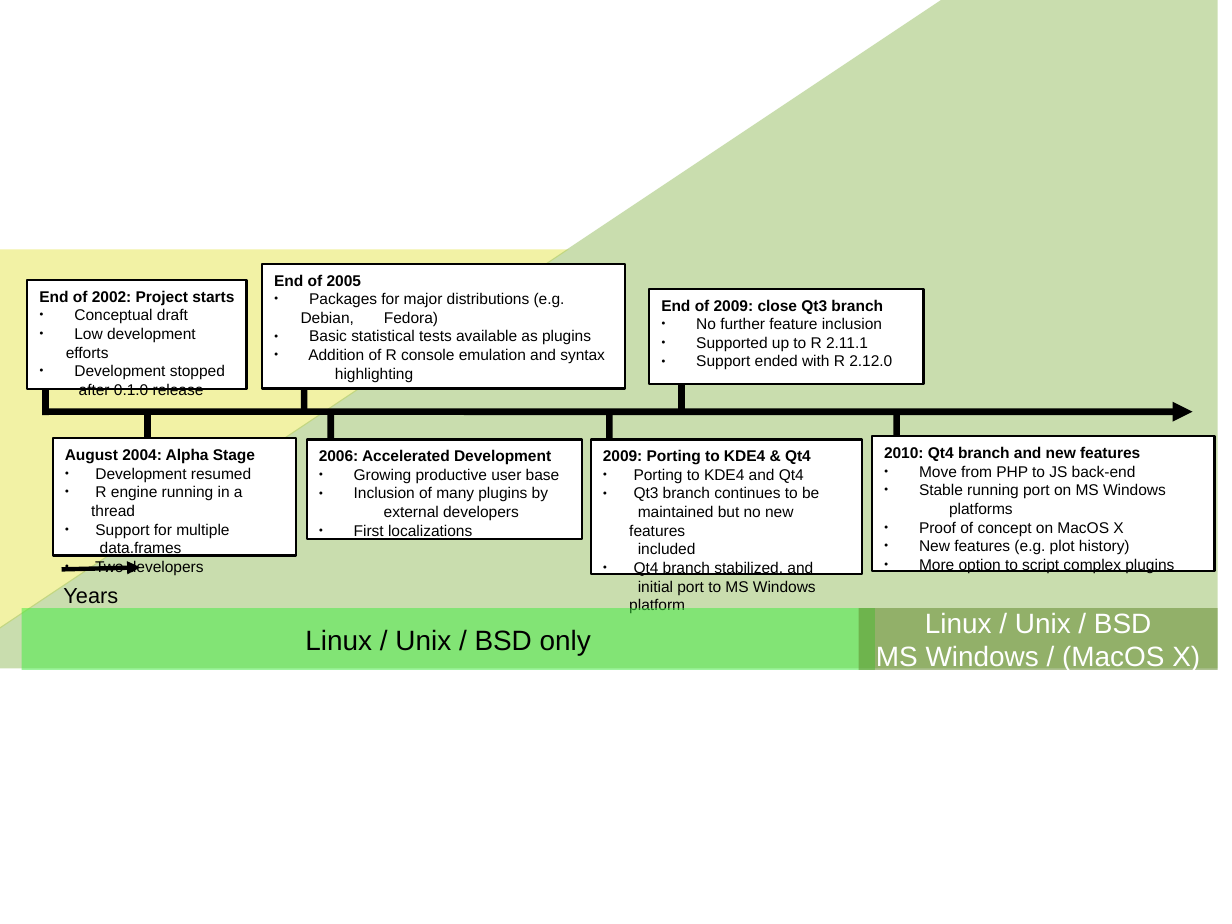
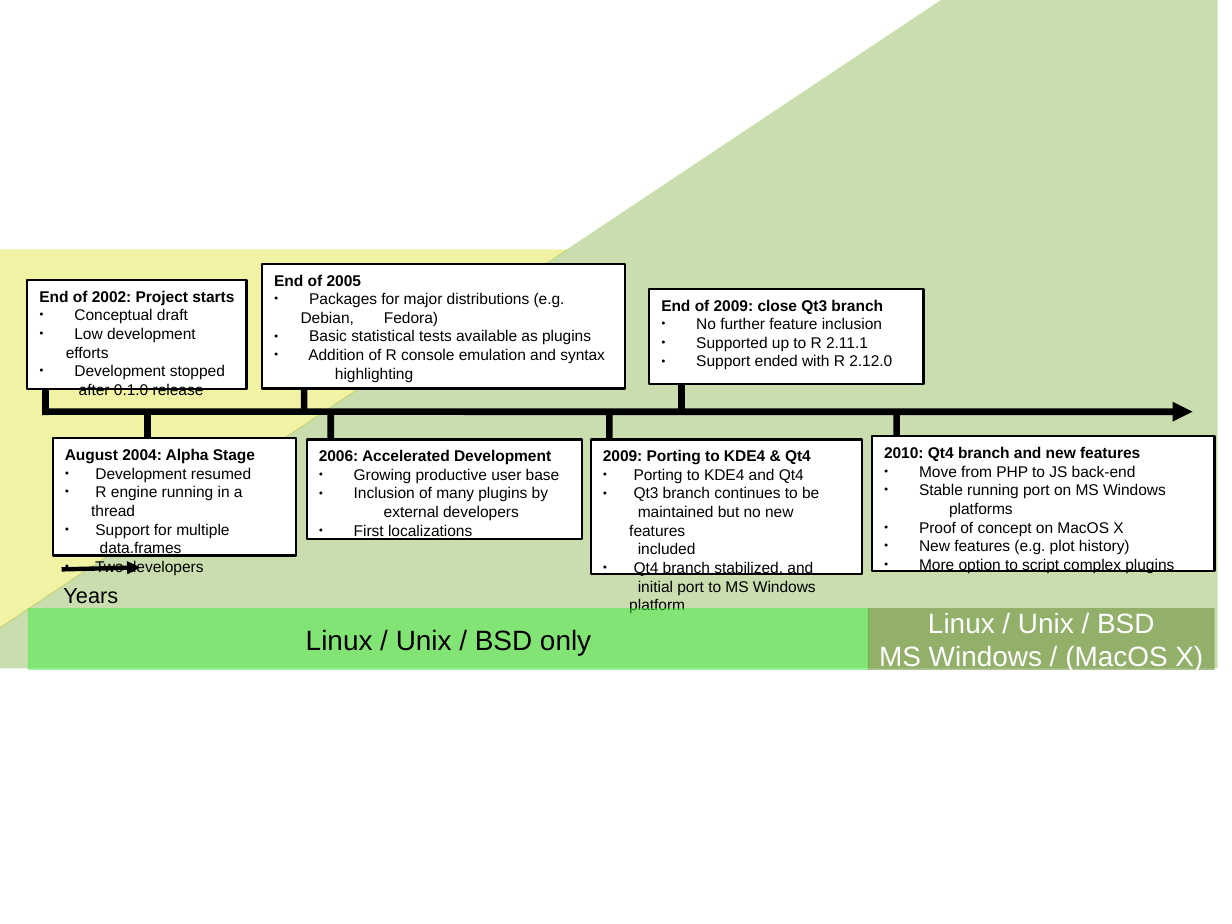
Before and after one commit to svn2github/rkward-svn-mirror, a slide deck: slide 1 of branches/jss_dec_10/figures/timeline.odp. Drawn at 1232x924 pixels with LibreOffice and Linux fonts; fonts in the diff are those of the drawing. Boxes give left, top, right and bottom in pixels: in the first picture for what was removed or moved away, otherwise in the second. Text is boxed around its words. In the diff, an @@ line names an element or a change of style, - is before the commit and + after.

```diff
--- a/branches/jss_dec_10/figures/timeline.odp
+++ b/branches/jss_dec_10/figures/timeline.odp
@@ rectangle "Linux / Unix / BSD ...": place and size @@
-rectangle "Linux / Unix / BSD ..." at [21, 608, 874, 670]
+rectangle "Linux / Unix / BSD ..." at [28, 608, 870, 670]
@@ rectangle "Linux / Unix / BSD": place and size @@
-rectangle "Linux / Unix / BSD" at [859, 608, 1217, 670]
+rectangle "Linux / Unix / BSD" at [869, 608, 1215, 670]
```
Also in this commit, not shown: 1 other file.
